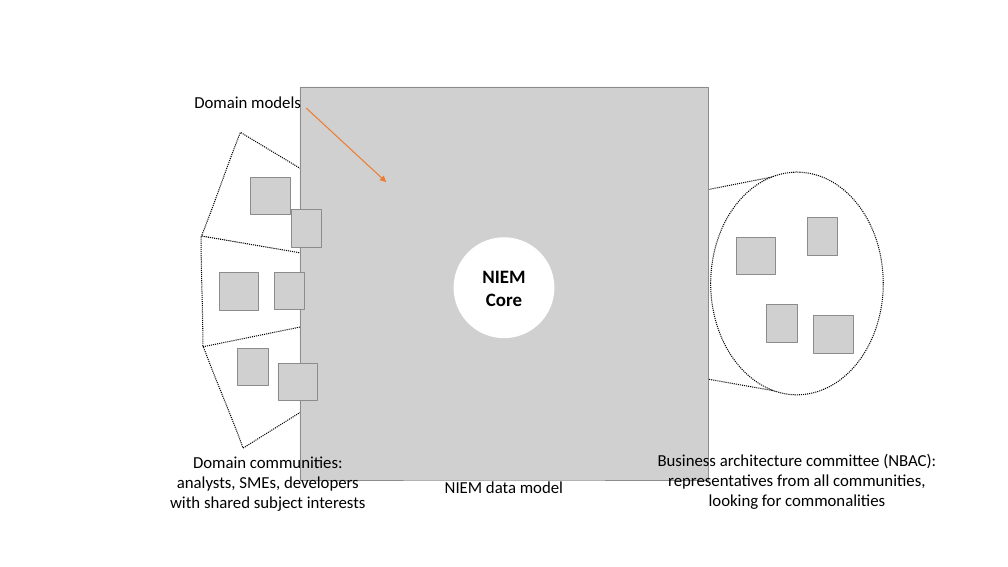
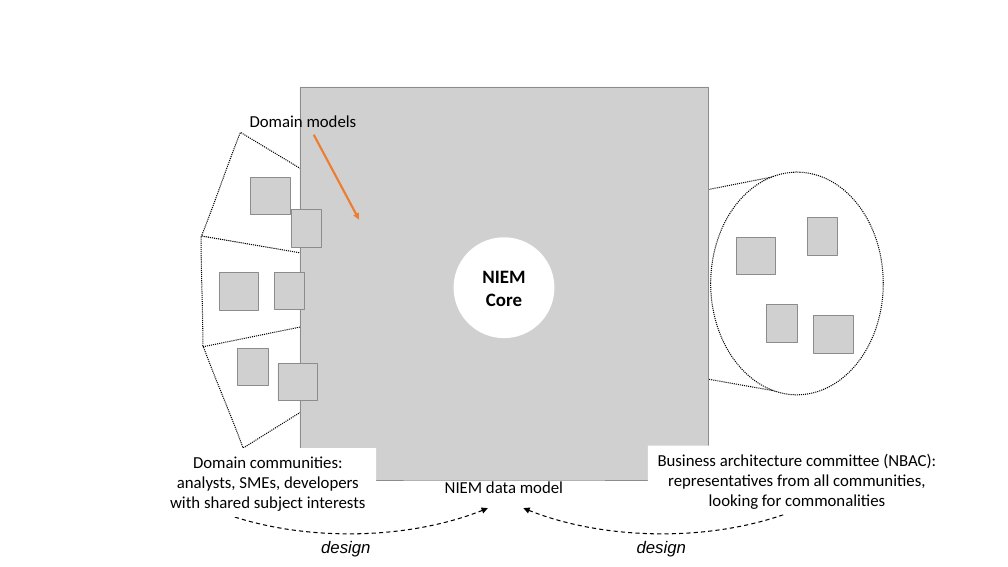
Before and after one commit to niemopen/niem-naming-design-rules, a slide deck: slide 2 of pptx/figures.pptx. Drawn at 1008x567 pixels with LibreOffice and Linux fonts; fonts in the diff are those of the drawing; grey boxes stand for pictures. Boxes give left, top, right and bottom in pixels: in the first picture for what was removed or moved away, otherwise in the second. Text is boxed around its words. In the diff, an @@ line names an element or a change of style, - is before the commit and + after.

```diff
--- a/pptx/figures.pptx
+++ b/pptx/figures.pptx
@@ text "Domain models" moved from (x1=194, y1=95, x2=301, y2=113) to (x1=250, y1=113, x2=357, y2=131) @@
@@ arrow moved from (306, 108) - (386, 182) to (314, 135) - (359, 219) @@
@@ arrow (314, 135) - (359, 219): stroke #ED7D31 1 pt to #ED7D31 2 pt @@
@@ arc (boxed as its full ellipse) added at (x1=131, y1=307, x2=568, y2=535), outline #000000 1 pt dashed @@
@@ arc (boxed as its full ellipse) added at (x1=444, y1=307, x2=881, y2=535), outline #000000 1 pt dashed @@
@@ text added at (x1=321, y1=541, x2=370, y2=557), 16 pt, text #000000, italic @@
+design
@@ text added at (x1=637, y1=541, x2=686, y2=557), 16 pt, text #000000, italic @@
+design
```
Also in this commit, not shown: 1 slide added, 10 other files.
